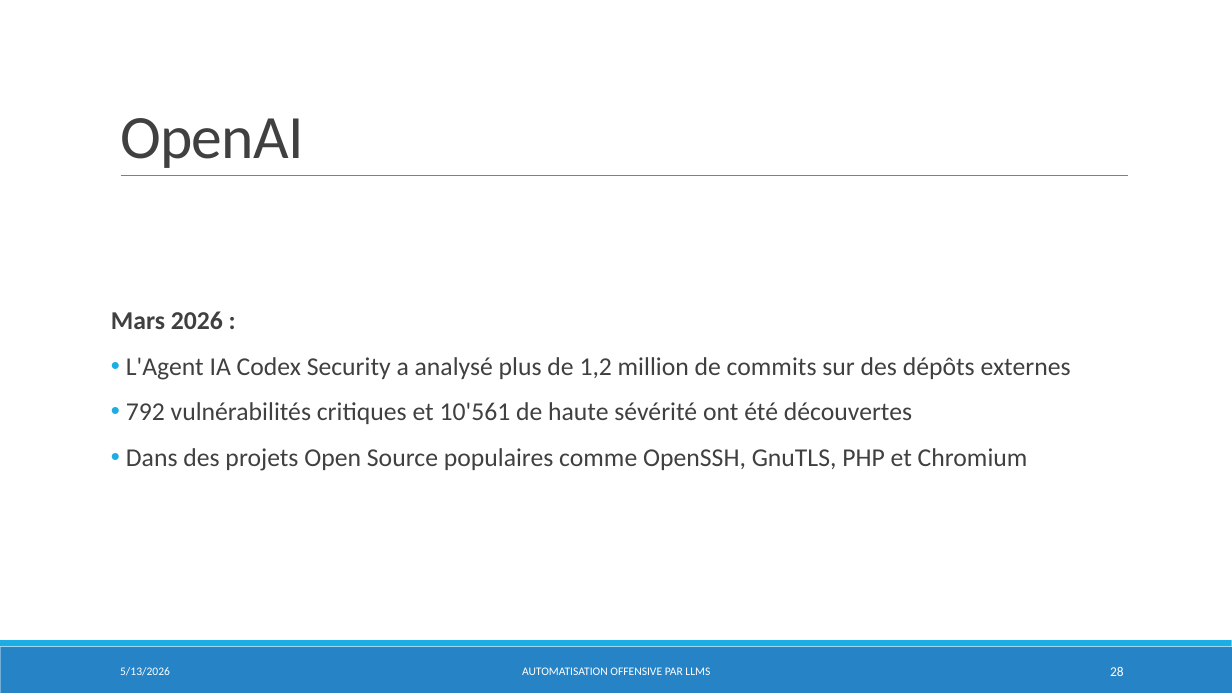
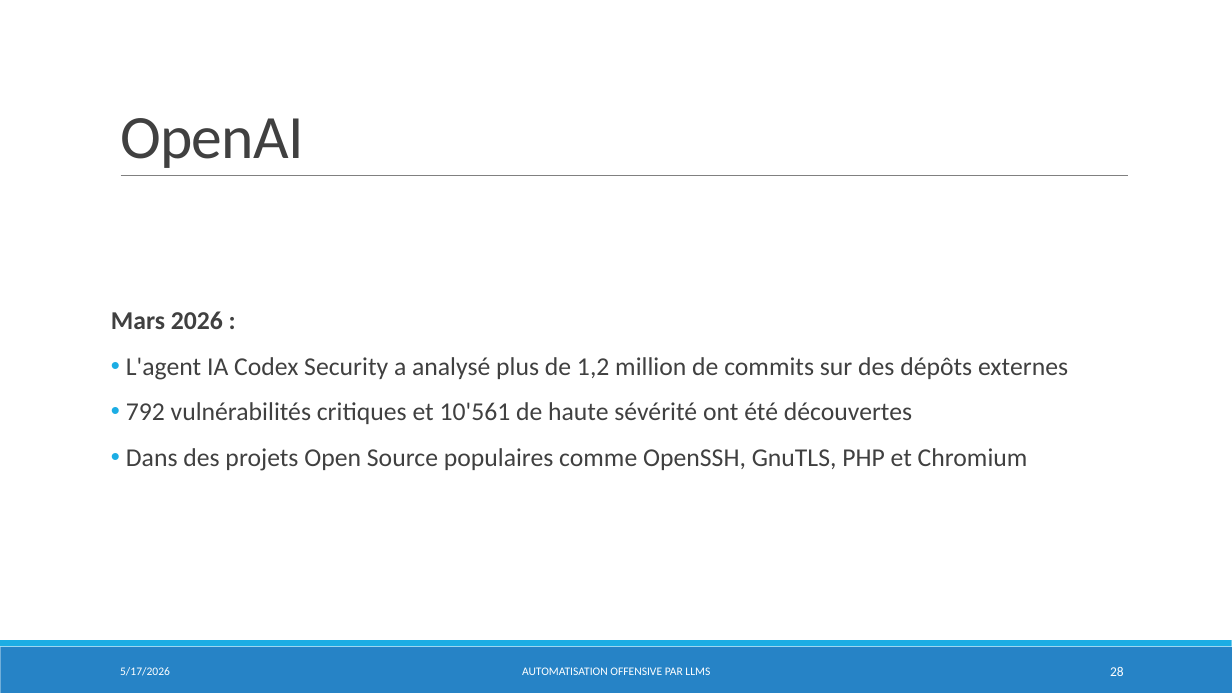
Before and after one commit to dylanramos/sse, a slide deck: slide 28 of SSE.pptx. Drawn at 1232x693 pixels with LibreOffice and Linux fonts; fonts in the diff are those of the drawing. Boxes give left, top, right and bottom in pixels: in the first picture for what was removed or moved away, otherwise in the second. Text is boxed around its words. In the diff, an @@ line names an element or a change of style, - is before the commit and + after.

```diff
--- a/SSE.pptx
+++ b/SSE.pptx
@@ text at (x1=126, y1=357, x2=1068, y2=380): text changed @@
-• L'Agent IA Codex Security a analysé plus de 1,2 million de commits sur des dépôts externes
+• L'agent IA Codex Security a analysé plus de 1,2 million de commits sur des dépôts externes
@@ text at (x1=120, y1=667, x2=170, y2=676): text changed @@
-5/13/2026
+5/17/2026
```
Also in this commit, not shown: 27 other slides changed, 2 other files.
